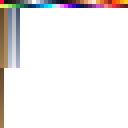
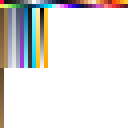
Layered file, before and after one edit (128px x 128px). Changes by layer:
added layer "Layer 9" above "Layer 8" over left=40, top=8, right=44, bottom=68
added layer "Layer 8" above "Layer 7" over left=24, top=8, right=48, bottom=68
added layer "Layer 7" above "Layer 6" over left=32, top=8, right=36, bottom=68
added layer "Layer 6" above "Layer 5" over left=24, top=8, right=32, bottom=68
added layer "Layer 5" above "Layer 4" over left=20, top=8, right=24, bottom=68
